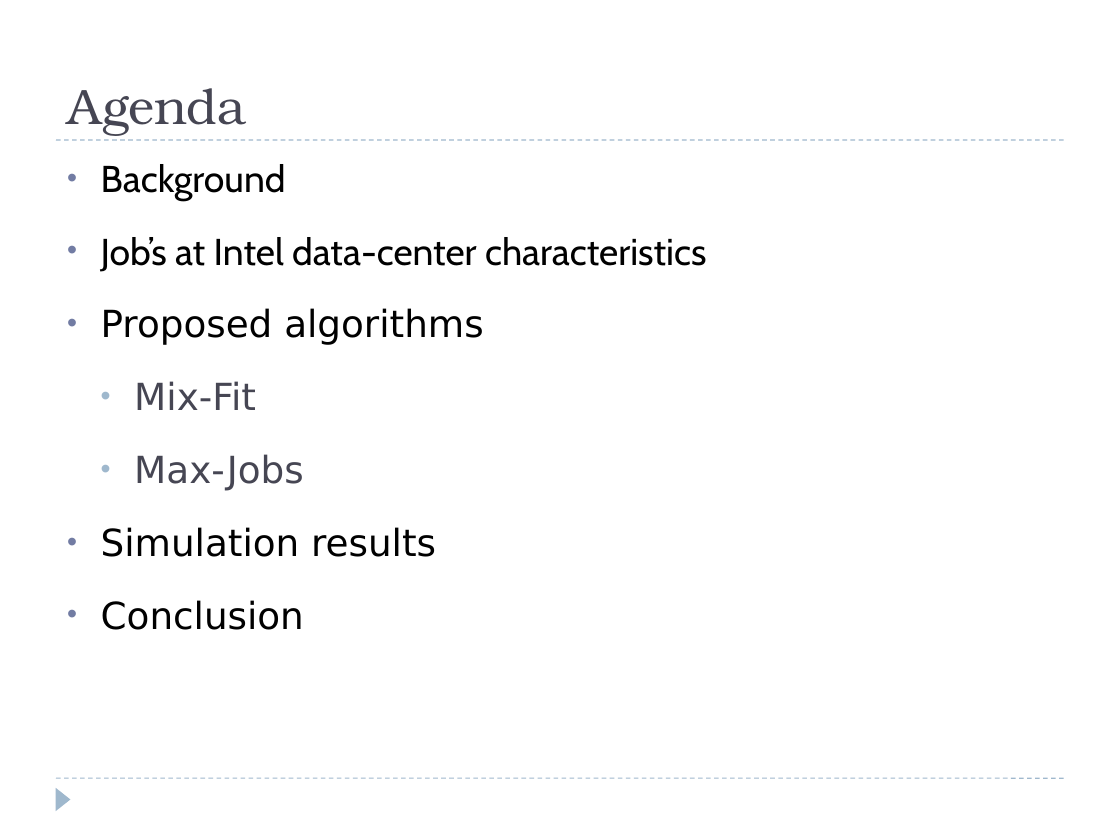
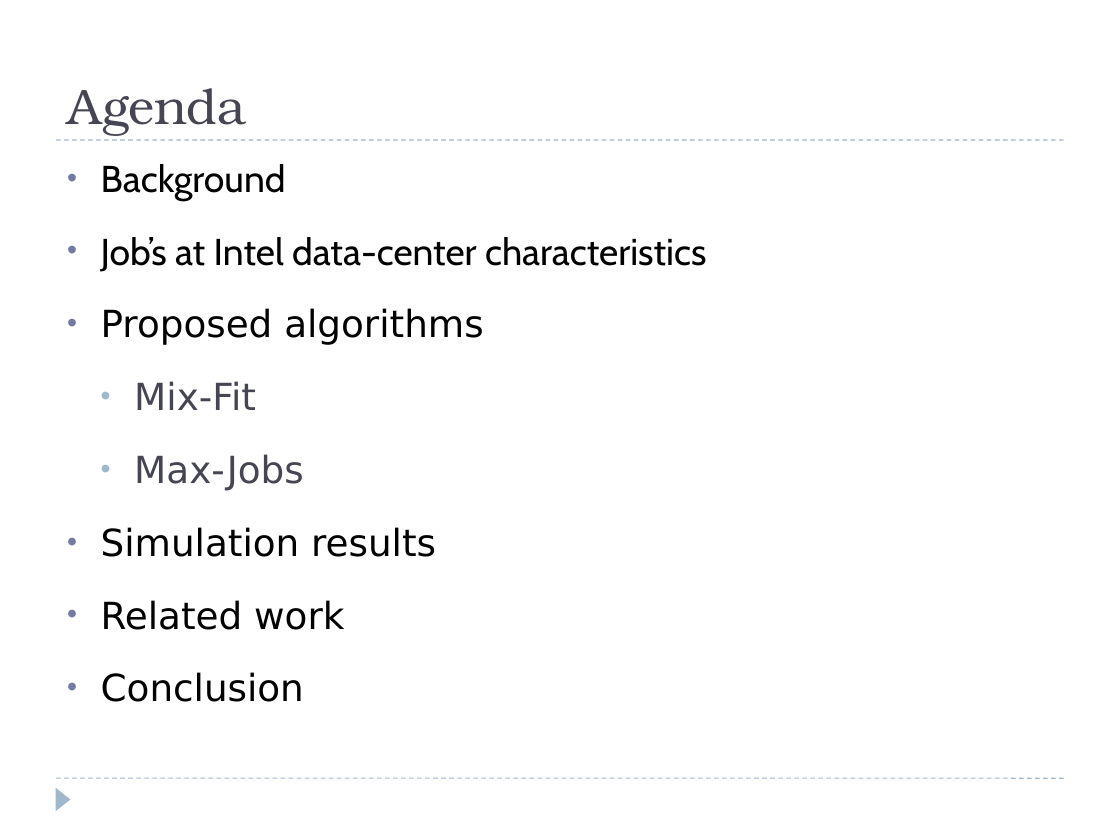
Before and after one commit to oshai/tau_thesis_lyx_template, a slide deck: slide 2 of Presentation.pptx. Drawn at 1120x840 pixels with LibreOffice and Linux fonts; fonts in the diff are those of the drawing. Boxes give left, top, right and bottom in pixels: in the first picture for what was removed or moved away, otherwise in the second. Text is boxed around its words. In the diff, an @@ line names an element or a change of style, - is before the commit and + after.

Commit message:
added related work and misc

```diff
--- a/Presentation.pptx
+++ b/Presentation.pptx
@@ text at [101,600,344,630]: paragraph added @@
+• Related work
```
Also in this commit, not shown: 3 other slides changed, 1 slide added.
